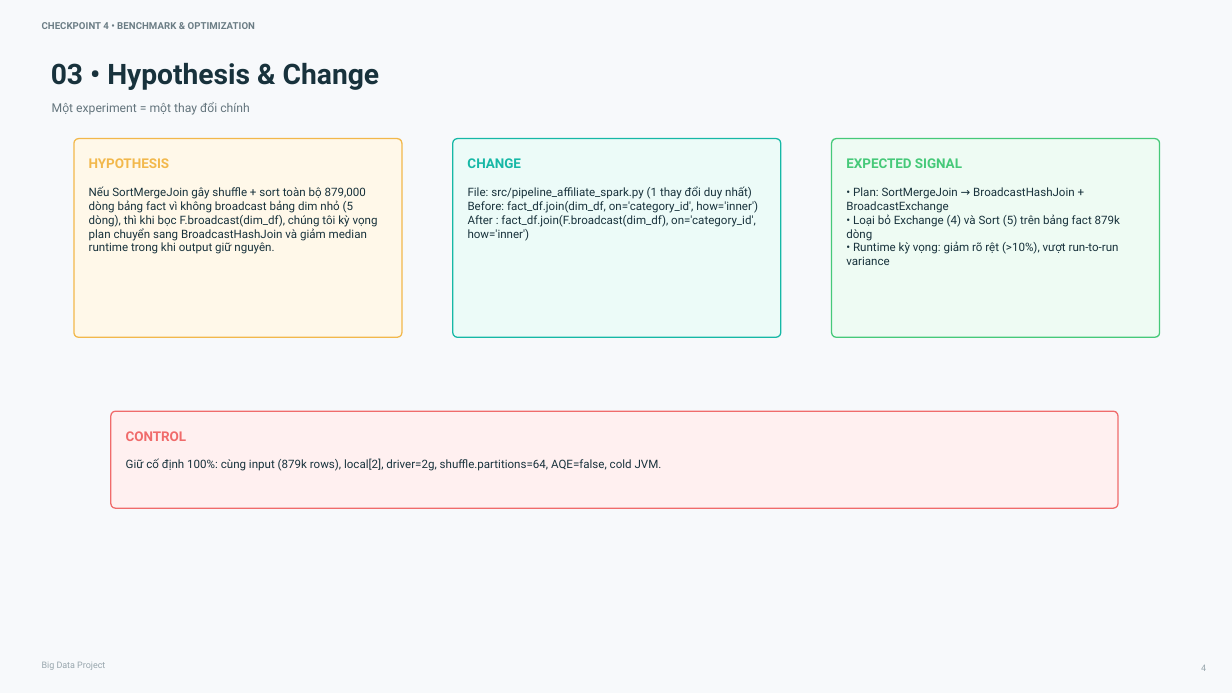
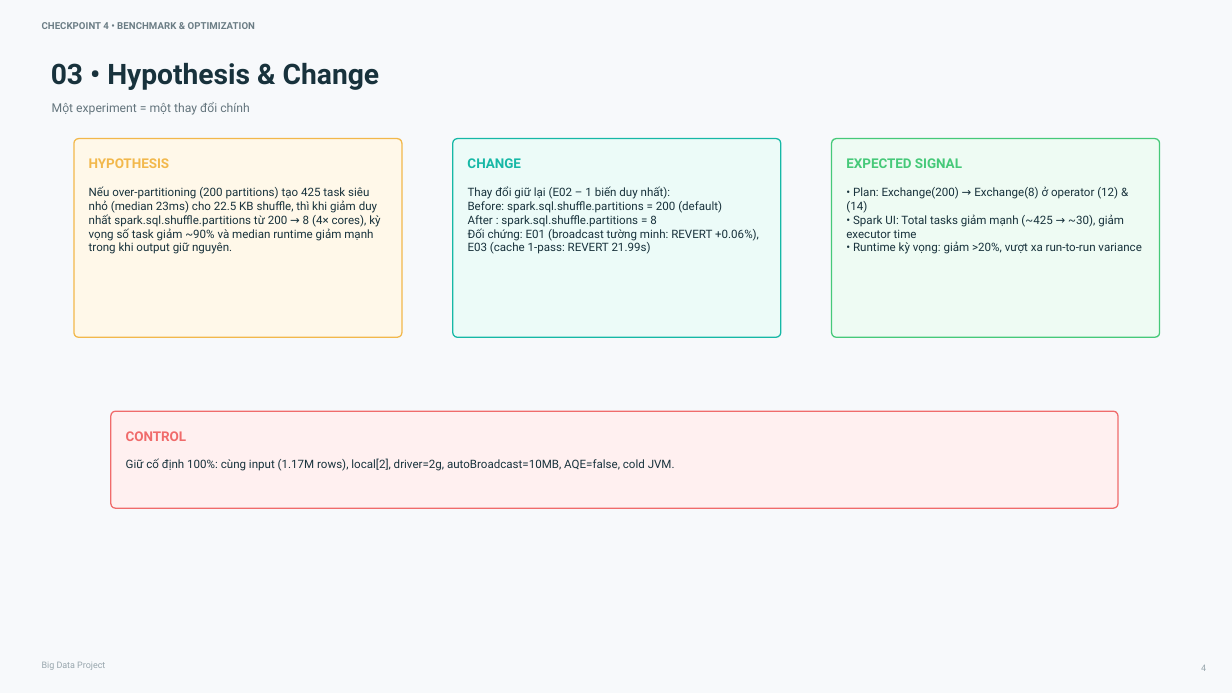
Before and after one commit to minwell09/final_bigdata, a slide deck: slide 4 of docs/BigData_DoAn4_Checkpoint4_Report.pptx. Drawn at 1232x693 pixels with LibreOffice and Linux fonts; fonts in the diff are those of the drawing. Boxes give left, top, right and bottom in pixels: in the first picture for what was removed or moved away, otherwise in the second. Text is boxed around its words. In the diff, an @@ line names an element or a change of style, - is before the commit and + after.

Commit message:
feat(checkpoint-4): keep E02 shuffle.partitions=8 (-28.33%, -92.9% tasks), revert E01/E03, add Spark UI evidence & reports

```diff
--- a/docs/BigData_DoAn4_Checkpoint4_Report.pptx
+++ b/docs/BigData_DoAn4_Checkpoint4_Report.pptx
@@ text at bbox=[89, 186, 380, 254]: text changed @@
-Nếu SortMergeJoin gây shuffle + sort toàn bộ 879,000 dòng bảng fact vì không broadcast bảng dim nhỏ (5 dòng), thì khi bọc F.broadcast(dim_df), chúng tôi kỳ vọng plan chuyển sang BroadcastHashJoin và giảm median runtime trong khi output giữ nguyên.
+Nếu over-partitioning (200 partitions) tạo 425 task siêu nhỏ (median 23ms) cho 22.5 KB shuffle, thì khi giảm duy nhất spark.sql.shuffle.partitions từ 200 → 8 (4× cores), kỳ vọng số task giảm ~90% và median runtime giảm mạnh trong khi output giữ nguyên.
@@ text at bbox=[468, 186, 759, 254]: text changed @@
-File: src/pipeline_affiliate_spark.py (1 thay đổi duy nhất)
-Before: fact_df.join(dim_df, on='category_id', how='inner')
-After : fact_df.join(F.broadcast(dim_df), on='category_id', how='inner')
+Thay đổi giữ lại (E02 – 1 biến duy nhất):
+Before: spark.sql.shuffle.partitions = 200 (default)
+After : spark.sql.shuffle.partitions = 8
+Đối chứng: E01 (broadcast tường minh: REVERT +0.06%), E03 (cache 1-pass: REVERT 21.99s)
@@ text at bbox=[846, 186, 1141, 254]: text changed @@
-• Plan: SortMergeJoin → BroadcastHashJoin + BroadcastExchange
-• Loại bỏ Exchange (4) và Sort (5) trên bảng fact 879k dòng
-• Runtime kỳ vọng: giảm rõ rệt (>10%), vượt run-to-run variance
+• Plan: Exchange(200) → Exchange(8) ở operator (12) & (14)
+• Spark UI: Total tasks giảm mạnh (~425 → ~30), giảm executor time
+• Runtime kỳ vọng: giảm >20%, vượt xa run-to-run variance
@@ text at bbox=[126, 458, 675, 471]: text changed @@
-Giữ cố định 100%: cùng input (879k rows), local[2], driver=2g, shuffle.partitions=64, AQE=false, cold JVM.
+Giữ cố định 100%: cùng input (1.17M rows), local[2], driver=2g, autoBroadcast=10MB, AQE=false, cold JVM.
```
Also in this commit, not shown: 5 other slides changed, 12 other files.
